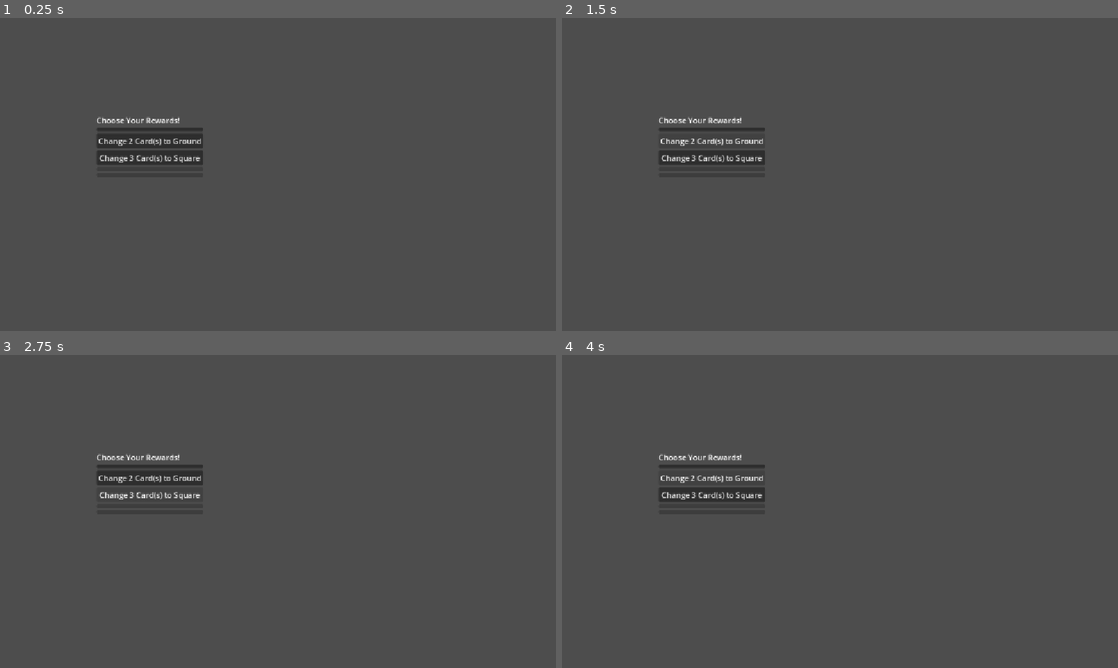
Above: before the commit, frames 1-4 (two rows, left to right).
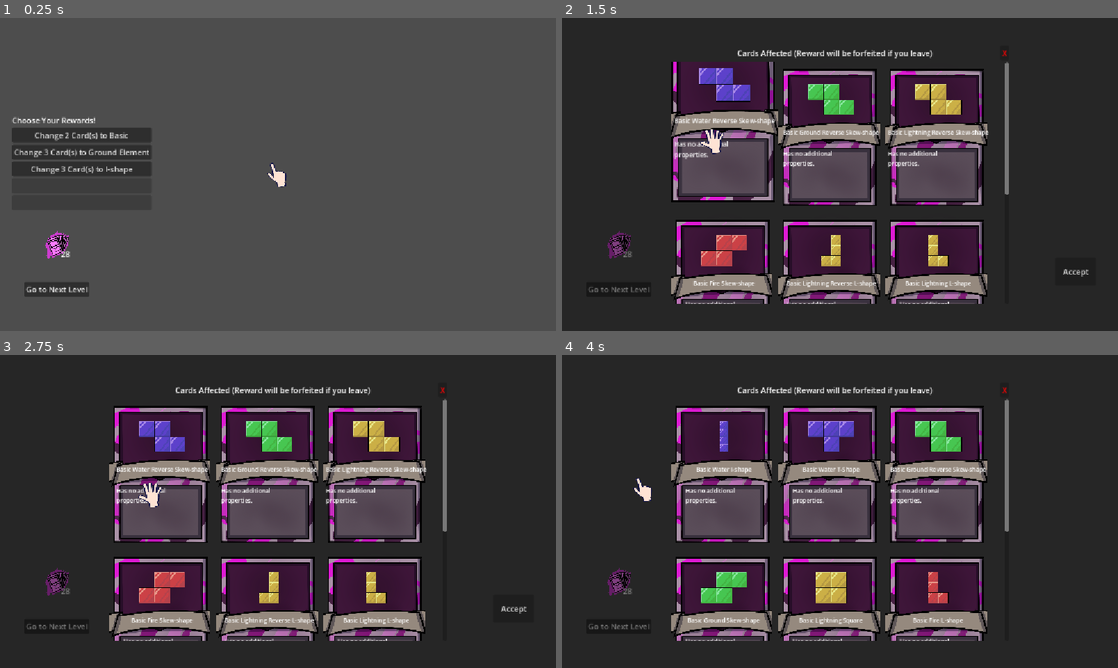
Above: after the commit, the same moments.

Repository: ttcs-games/godot-wild-jam-99
Game: Godot game, scene res://Rewards_screen.tscn
Same seed, same stepped clock (60 frames per second), same inputs: the game is played once before the commit and once after it. This scene is started directly instead of the project's main scene.
Inputs (mouse positions are in pixels of both pictures, inside the frame that each line leads up to; where the layout moved, square brackets give the same spot in the first picture):
- Up to frame 1 (0.25 s): no input
- Up to frame 2 (1.5 s): click (645, 133) [712, 130] at 0.5 s; click (712, 140) at 1.25 s, where only the run before the commit has a clickable "Change 2 Card(s) to Ground"
- Up to frame 3 (2.75 s): click (150, 495) at 2 s, where only the run before the commit has a clickable "Change 3 Card(s) to Square"
- Up to frame 4 (4 s): click (1073, 608) at 2.75 s, where only the run after the commit has a clickable "Accept"; click "Change 2 Card(s) to Ground" (after the commit: "Change 3 Card(s) to Ground El…") at 3.5 s

The runs differ from the first frame. In frame 1, 4.4% of the frame differs, in the area x 2-52%, y 31-90%; in frame 2, 93%; in frame 3, 94%; in frame 4, 94%, in the area x 0-100%, y 0-100%.

Commit message:
Finished Reward Screen

Diff:
--- a/Reward.gd
+++ b/Reward.gd
@@ -12,7 +12,7 @@
 var Card_added : CardData
 var Shape_change : ShapeData
 var Element_change: Elements.Id
-#todo: var Trait_added
+var Trait_added: MaterialData
 
 var Type: Types = Types.ADD
 var amount := 1
@@ -26,7 +26,7 @@
 		#big line. All it does is make copies of the random cards.
 		Card_added = CardFactory.make(Shapes.pick_random(),CardElements.pick_random(),Materials.pick_random())
 	elif (Type == Types.TRAIT):
-		pass #todo
+		Trait_added = Materials.pick_random()
 	elif (Type == Types.CHANGE_SHAPE):
 		Shape_change = Shapes.pick_random()
 	elif (Type == Types.CHANGE_ELEMENT):
--- a/Rewards_screen.tscn
+++ b/Rewards_screen.tscn
@@ -1,6 +1,8 @@
 [gd_scene format=3 uid="uid://bfpe6oflplml5"]
 
 [ext_resource type="Script" uid="uid://n51qvajcaiyd" path="res://rewards_screen.gd" id="1_85wn1"]
+[ext_resource type="PackedScene" uid="uid://w0up11rrrrqh" path="res://ui/cursorAnimation.tscn" id="2_1047e"]
+[ext_resource type="PackedScene" uid="uid://cpqylr4csh80v" path="res://ui/pile_view.tscn" id="3_07ys8"]
 
 [node name="RewardsScreen" type="Control" unique_id=1251849727]
 layout_mode = 3
@@ -9,10 +11,10 @@
 
 [node name="VBoxContainer" type="VBoxContainer" parent="." unique_id=1923518730]
 layout_mode = 1
-offset_left = 200.0
+offset_left = 25.0
 offset_top = 200.0
-offset_right = 240.0
-offset_bottom = 240.0
+offset_right = 198.0
+offset_bottom = 283.0
 
 [node name="Label" type="Label" parent="VBoxContainer" unique_id=1339415900]
 layout_mode = 2
@@ -21,22 +23,51 @@
 [node name="Button" type="Button" parent="VBoxContainer" unique_id=1647886577]
 layout_mode = 2
 disabled = true
+text = "                  "
 
 [node name="Button2" type="Button" parent="VBoxContainer" unique_id=113340963]
 layout_mode = 2
 disabled = true
+text = "                  "
 
 [node name="Button3" type="Button" parent="VBoxContainer" unique_id=1561160007]
 layout_mode = 2
 disabled = true
+text = "                  "
 
 [node name="Button4" type="Button" parent="VBoxContainer" unique_id=819166901]
 layout_mode = 2
 disabled = true
+text = "                  "
 
 [node name="Button5" type="Button" parent="VBoxContainer" unique_id=428628121]
 layout_mode = 2
 disabled = true
+text = "                  "
+
+[node name="CursorLayer2" type="CanvasLayer" parent="." unique_id=1040749862]
+
+[node name="Cursor" parent="CursorLayer2" unique_id=1383289649 instance=ExtResource("2_1047e")]
+unique_name_in_owner = true
+z_index = 1001
+z_as_relative = false
+position = Vector2(31, 23)
+scale = Vector2(0.41393447, 0.3506711)
+
+[node name="NextLevelButton" type="Button" parent="." unique_id=2094615753]
+layout_mode = 0
+offset_left = 50.0
+offset_top = 546.0
+offset_right = 185.0
+offset_bottom = 577.0
+text = "Go to Next Level"
+
+[node name="DeckView" parent="." unique_id=321091678 instance=ExtResource("3_07ys8")]
+layout_mode = 0
+offset_left = 93.0
+offset_top = 440.0
+offset_right = 168.0
+offset_bottom = 500.0
 
 [connection signal="pressed" from="VBoxContainer/Button" to="." method="_on_button_pressed" binds= [0]]
 [connection signal="pressed" from="VBoxContainer/Button2" to="." method="_on_button_pressed" binds= [1]]
--- a/autoload/game_manager.gd
+++ b/autoload/game_manager.gd
@@ -23,6 +23,11 @@
 var _active_card_index: int = 1000 #because the player will never have more than 10 cards
 var _active_cursor: Node2D = null
 var _open_viewer: Control = null
+
+#Reward Handling
+var reward_to_apply: Reward = null
+var _reward_chosen: bool = false #checks if the player has selected a reward
+var cards_affected : Array[CardData] = []
 
 # Creates the piles and a initial deck
 func init_deck() -> void:
@@ -52,8 +57,6 @@
 
 # Needs to be called
 func select_card(card: Control, card_index: int) -> void:
-
-
 	cursorAnimation.play("grab")
 	# If you already have a selected card - cancel previous selection
 	if _active_card != null:
@@ -142,17 +145,62 @@
 	if cursorAnimation.animation != "grab":
 		cursorAnimation.play("hover_exit")
 
-func open_pile_viewer(pile: CardPile, title: String) -> void:
+func open_pile_viewer(pile: CardPile, title: String, num_cards_displayed: int = 1000, sort_cards : bool = true) -> void:
 	remove_card()
 	if _open_viewer != null:
 		return
 	_open_viewer = DECK_VIEWER_SCENE.instantiate()
 	cursor_layer.add_child(_open_viewer)
-	_open_viewer.setup(pile, title)
+	_open_viewer.setup(pile, title, num_cards_displayed, sort_cards)
 	_open_viewer.close_requested.connect(_close_pile_viewer)
+
+	#configuring accept rewards button to apply rewards
+	if (_reward_chosen):
+		_open_viewer.get_child(1).pressed.connect(apply_rewards)
 
 func _close_pile_viewer() -> void:
 	if _open_viewer == null:
 		return
 	_open_viewer.queue_free()
 	_open_viewer = null
+
+#applies the reward to the card. Horrible way of doing this, but it's a game jam, so have to make compromises
+func _on_card_chosen(card_affected: Control) -> void:
+	#if no reward is chosen, do this. Adding cards is already handled in rewards_screen script
+	if (_reward_chosen == false or reward_to_apply == null):
+		return
+
+	if (card_affected.card_data in cards_affected):
+		cards_affected.erase(card_affected.card_data)
+		card_affected.unlock()
+
+	elif (reward_to_apply.amount > len(cards_affected)):
+		cards_affected.append(card_affected.card_data)
+		card_affected.lock()
+
+	#this is the accept rewards button
+	_open_viewer.get_child(1).visible = true
+	_open_viewer.get_child(1).disabled = false
+
+func apply_rewards() -> void:
+	#removing these cards from the deck
+	deck.remove_all(cards_affected)
+
+	#add them back in changed if its one of the other rewards
+	for single_card in cards_affected:
+		if (reward_to_apply.Type == Reward.Types.TRAIT):
+			single_card.material = reward_to_apply.Trait_added
+
+		elif (reward_to_apply.Type == Reward.Types.CHANGE_ELEMENT):
+			single_card.element = reward_to_apply.Element_change
+
+		elif (reward_to_apply.Type == Reward.Types.CHANGE_SHAPE):
+			single_card.shape = reward_to_apply.Shape_change
+
+	if (reward_to_apply.Type != Reward.Types.REMOVE):
+		deck.add_all(cards_affected)
+
+	_open_viewer.get_child(1).visible = false
+	_open_viewer.get_child(1).disabled = true
+	_open_viewer.close_requested.emit()
+	cards_affected = []
--- a/data/card_factory.gd
+++ b/data/card_factory.gd
@@ -57,33 +57,4 @@
 	deck.append(make(SQUARE_SHAPE.duplicate(), Elements.Id.BLUE, BASIC_MATERIAL))
 	deck.append(make(SQUARE_SHAPE.duplicate(), Elements.Id.GREEN, BASIC_MATERIAL))
 	deck.append(make(SQUARE_SHAPE.duplicate(), Elements.Id.YELLOW, BASIC_MATERIAL))
-	deck.append(make(L_SHAPE.duplicate(), Elements.Id.RED, BASIC_MATERIAL))
-	deck.append(make(L_SHAPE.duplicate(), Elements.Id.BLUE, BASIC_MATERIAL))
-	deck.append(make(L_SHAPE.duplicate(), Elements.Id.GREEN, BASIC_MATERIAL))
-	deck.append(make(L_SHAPE.duplicate(), Elements.Id.YELLOW, BASIC_MATERIAL))
-
-	deck.append(make(I_SHAPE.duplicate(), Elements.Id.RED, BASIC_MATERIAL))
-	deck.append(make(I_SHAPE.duplicate(), Elements.Id.BLUE, BASIC_MATERIAL))
-	deck.append(make(I_SHAPE.duplicate(), Elements.Id.GREEN, BASIC_MATERIAL))
-	deck.append(make(I_SHAPE.duplicate(), Elements.Id.YELLOW, BASIC_MATERIAL))
-
-	deck.append(make(SQUARE_SHAPE.duplicate(), Elements.Id.RED, BASIC_MATERIAL))
-	deck.append(make(SQUARE_SHAPE.duplicate(), Elements.Id.BLUE, BASIC_MATERIAL))
-	deck.append(make(SQUARE_SHAPE.duplicate(), Elements.Id.GREEN, BASIC_MATERIAL))
-	deck.append(make(SQUARE_SHAPE.duplicate(), Elements.Id.YELLOW, BASIC_MATERIAL))
-
-	deck.append(make(L_SHAPE.duplicate(), Elements.Id.RED, BASIC_MATERIAL))
-	deck.append(make(L_SHAPE.duplicate(), Elements.Id.BLUE, BASIC_MATERIAL))
-	deck.append(make(L_SHAPE.duplicate(), Elements.Id.GREEN, BASIC_MATERIAL))
-	deck.append(make(L_SHAPE.duplicate(), Elements.Id.YELLOW, BASIC_MATERIAL))
-
-	deck.append(make(I_SHAPE.duplicate(), Elements.Id.RED, BASIC_MATERIAL))
-	deck.append(make(I_SHAPE.duplicate(), Elements.Id.BLUE, BASIC_MATERIAL))
-	deck.append(make(I_SHAPE.duplicate(), Elements.Id.GREEN, BASIC_MATERIAL))
-	deck.append(make(I_SHAPE.duplicate(), Elements.Id.YELLOW, BASIC_MATERIAL))
-
-	deck.append(make(SQUARE_SHAPE.duplicate(), Elements.Id.RED, BASIC_MATERIAL))
-	deck.append(make(SQUARE_SHAPE.duplicate(), Elements.Id.BLUE, BASIC_MATERIAL))
-	deck.append(make(SQUARE_SHAPE.duplicate(), Elements.Id.GREEN, BASIC_MATERIAL))
-	deck.append(make(SQUARE_SHAPE.duplicate(), Elements.Id.YELLOW, BASIC_MATERIAL))
 	return deck
--- a/data/card_pile.gd
+++ b/data/card_pile.gd
@@ -28,6 +28,18 @@
 		_cards.append(card)
 	changed.emit()
 
+func remove(card: CardData) -> void:
+	if card == null:
+		push_error("CardPile.add: null card")
+		return
+	_cards.erase(card)
+	changed.emit()
+
+func remove_all(cards: Array[CardData]) -> void:
+	for card in cards:
+		_cards.erase(card)
+	changed.emit()
+
 func draw_all() -> Array[CardData]:
 	var out = _cards.duplicate(true)
 	_cards.clear()
--- a/game_objects/card.gd
+++ b/game_objects/card.gd
@@ -125,9 +125,6 @@
 
 # Input reading for when card is selected
 func _gui_input(event: InputEvent) -> void:
-	# If card is already selected - skip
-	if _locked:
-		return
 	# If LMB is pressed - signal (handled by Hand)
 	if event is InputEventMouseButton and event.pressed and event.button_index == MOUSE_BUTTON_LEFT:
 		clicked.emit(self)
--- a/rewards_screen.gd
+++ b/rewards_screen.gd
@@ -1,18 +1,32 @@
 extends Control
 
-var Reward_amount : int = 0
+@export var Reward_amount : int = 0
 var _rng := RandomNumberGenerator.new()
+@export var total_cards_choice = 10
 
 @onready var RewardButtons : Array[Button] = [$VBoxContainer/Button, $VBoxContainer/Button2, $VBoxContainer/Button3, $VBoxContainer/Button4, $VBoxContainer/Button5]
+@onready var ClickableDeck := $DeckView
+@onready var RewardOptionsBox := $VBoxContainer
 var Rewards : Array[Reward] = []
 
 # Called when the node enters the scene tree for the first time.
 func _ready() -> void:
+	#remove this line later as this scene will always be triggered after the level.
+	if GameManager.deck == null:
+		GameManager.init_deck()
+
+	#setting cursorlayer and animation so that the deck_viewer works
+	GameManager.cursorAnimation = $CursorLayer2/Cursor
+	GameManager.cursor_layer = $CursorLayer2
+	ClickableDeck.bind(GameManager.deck)
+	ClickableDeck.clicked.connect(func(pile): GameManager.open_pile_viewer(pile, "Deck"))
+
+
 	Reward_amount = GameManager.REWARD_AMOUNT #REWARD_AMOUNT should be changed before this scene is triggered
 
 	for i in range(Reward_amount):
 		#randomly defining what kind of reward and how many cards it can affect
-		var newReward := Reward.new(_rng.randi_range(0,4),_rng.randi_range(1,5))
+		var newReward := Reward.new(_rng.randi_range(0,4),_rng.randi_range(1,3))
 
 		#adding text to the button
 		addRewardText(i,newReward)
@@ -37,16 +51,40 @@
 			RewardButtons[button_index].text = "Remove %d Card(s) from your Deck" % [newReward.amount]
 
 		elif (newReward.Type == Reward.Types.TRAIT):
-			pass #todo
+			var material_name := newReward.Trait_added.display_name
+			RewardButtons[button_index].text = "Change %d Card(s) to %s" % [newReward.amount, material_name]
 
 		elif (newReward.Type == Reward.Types.CHANGE_SHAPE):
-			var shape_name := "?" if newReward.Shape_change == null else newReward.Shape_change.display_name
+			var shape_name := newReward.Shape_change.display_name
 			RewardButtons[button_index].text = "Change %d Card(s) to %s" % [newReward.amount,shape_name]
 
 		elif (newReward.Type == Reward.Types.CHANGE_ELEMENT):
 			var element_name := Elements.display_name(newReward.Element_change)
-			RewardButtons[button_index].text = "Change %d Card(s) to %s" % [newReward.amount,element_name]
+			RewardButtons[button_index].text = "Change %d Card(s) to %s Element" % [newReward.amount,element_name]
 
 #all five buttons are connected to the same function, just giving different indexes
 func _on_button_pressed(button_index: int) -> void:
 	var Reward_Given := Rewards[button_index]
+	RewardButtons[button_index].disabled = true #reward is disabled permanently once selected
+
+	var cards_affected := GameManager.deck
+
+	#handling adding cards. It's the simplest reward.
+	if Reward_Given.Type == Reward.Types.ADD:
+		for i in range(Reward_Given.amount):
+			cards_affected.add(Reward_Given.Card_added)
+
+	else:
+		RewardOptionsBox.visible = false #disappearing the box so that the cards are the only thing on screen
+		cards_affected.shuffle() #shuffling cards before grabbing
+
+		GameManager.reward_to_apply = Reward_Given
+		GameManager._reward_chosen = true
+
+		GameManager.open_pile_viewer(cards_affected, "Cards Affected (Reward will be forfeited if you leave)", total_cards_choice - 1, false)
+		GameManager._open_viewer.close_requested.connect(_on_deck_viewer_closed)
+
+func _on_deck_viewer_closed() -> void:
+	GameManager.reward_to_apply = null
+	GameManager._reward_chosen = false
+	RewardOptionsBox.visible = true #reappearing the cards once award is selected
--- a/ui/deck_viewer.gd
+++ b/ui/deck_viewer.gd
@@ -2,6 +2,7 @@
 
 const CARD := preload("res://game_objects/card.tscn")
 @onready var title_label: Label = $ColorRect/CenterContainer/Panel/MarginContainer/VBoxContainer/TopBar/TitleLabel
+@onready var hint_label: Label = $ColorRect/CenterContainer/Panel/MarginContainer/VBoxContainer/HintLabel
 @onready var close_button: Button = $ColorRect/CenterContainer/Panel/MarginContainer/VBoxContainer/TopBar/CloseButton
 @onready var card_grid: GridContainer = $ColorRect/CenterContainer/Panel/MarginContainer/VBoxContainer/CardScroll/CardGrid
 
@@ -17,18 +18,26 @@
 		close_requested.emit()
 		get_viewport().set_input_as_handled()
 
-func setup(pile: CardPile, title: String) -> void:
+func setup(pile: CardPile, title: String, num_cards_displayed: int, sort_cards: bool) -> void:
 	title_label.text = title
 
 	var cards := pile.get_cards_copy()
-	cards.sort_custom(CardData.compare_for_display)
+
+	#sorting cards
+	if sort_cards:
+		cards.sort_custom(CardData.compare_for_display)
+		hint_label.visible = true #if its sorted, then this label should appear
+	else:
+		hint_label.visible = false
 
 	for child in card_grid.get_children():
 		child.queue_free()
 
-	for data in cards:
+	var length_of_loop = min(num_cards_displayed, len(cards))
+	for i in range(length_of_loop):
 		var card: Control = CARD.instantiate()
-		card.setup(data)
+		card.clicked.connect(GameManager._on_card_chosen) #connecting to game manager, which will apply the reward.
+		card.setup(cards[i])
 		card_grid.add_child(card)
 
 func _on_grid_sorted() -> void:
--- a/ui/deck_viewer.tscn
+++ b/ui/deck_viewer.tscn
@@ -61,6 +61,7 @@
 text = "X"
 
 [node name="HintLabel" type="Label" parent="ColorRect/CenterContainer/Panel/MarginContainer/VBoxContainer" unique_id=251841771]
+visible = false
 layout_mode = 2
 theme_override_font_sizes/font_size = 12
 text = "Ordered by element, then material, then shape"
@@ -75,3 +76,13 @@
 theme_override_constants/h_separation = 12
 theme_override_constants/v_separation = 12
 columns = 3
+
+[node name="AcceptRewardsButton" type="Button" parent="." unique_id=1430055763]
+visible = false
+layout_mode = 0
+offset_left = 1022.0
+offset_top = 496.0
+offset_right = 1107.0
+offset_bottom = 554.0
+disabled = true
+text = "Accept"
